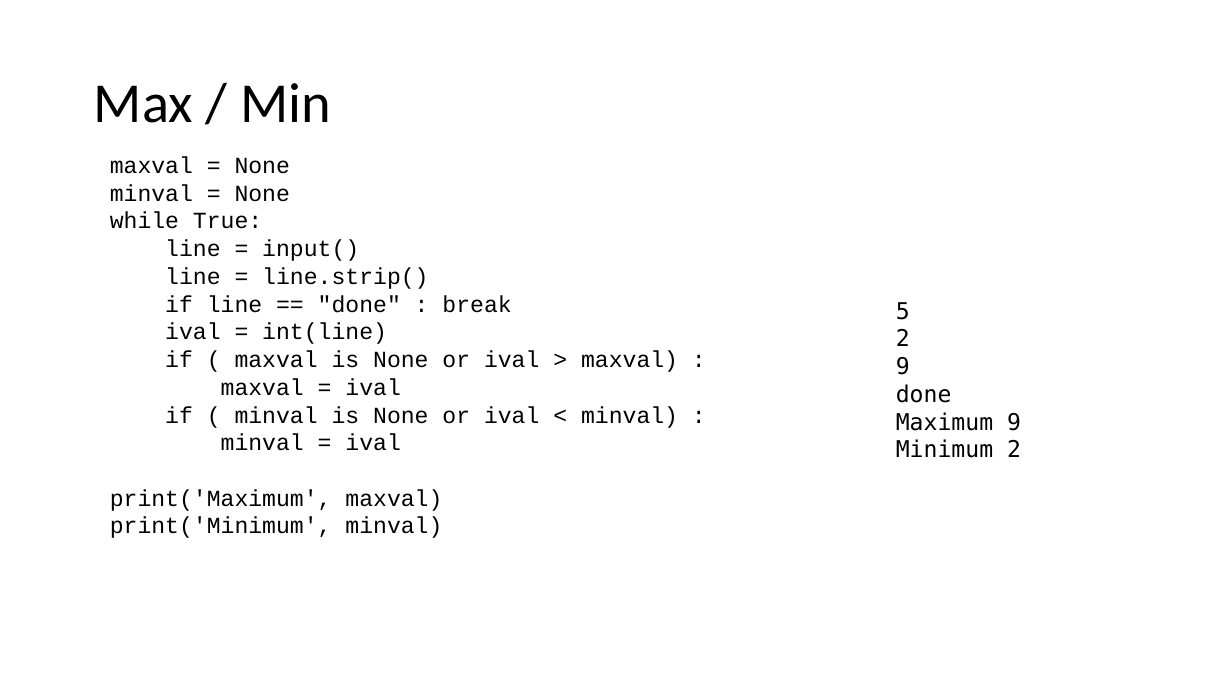
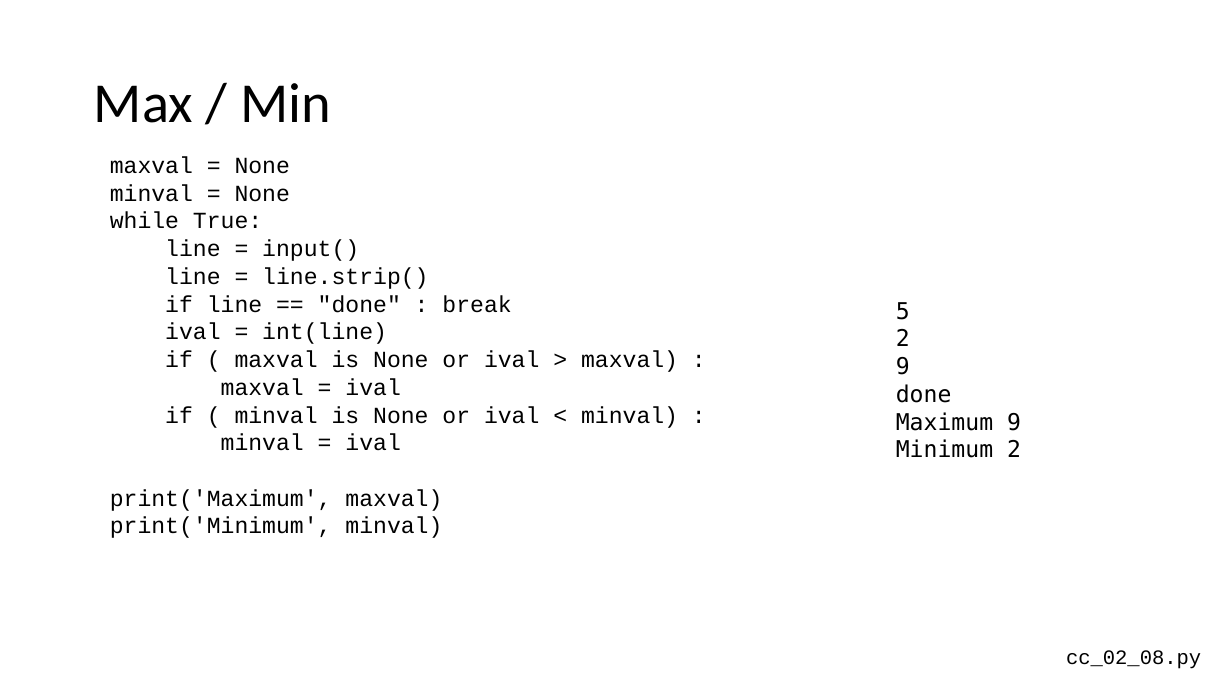
Before and after one commit to csev/cc4e, a slide deck: slide 14 of lectures/CC-02-Python.pptx. Drawn at 1232x693 pixels with LibreOffice and Linux fonts; fonts in the diff are those of the drawing. Boxes give left, top, right and bottom in pixels: in the first picture for what was removed or moved away, otherwise in the second. Text is boxed around its words. In the diff, an @@ line names an element or a change of style, - is before the commit and + after.

```diff
--- a/lectures/CC-02-Python.pptx
+++ b/lectures/CC-02-Python.pptx
@@ text added at (x1=1066, y1=650, x2=1201, y2=669), 16 pt, text #000000 @@
+cc_02_08.py
```
Also in this commit, not shown: 10 other slides changed, 1 slide added, 1 slide removed, 6 other files.
